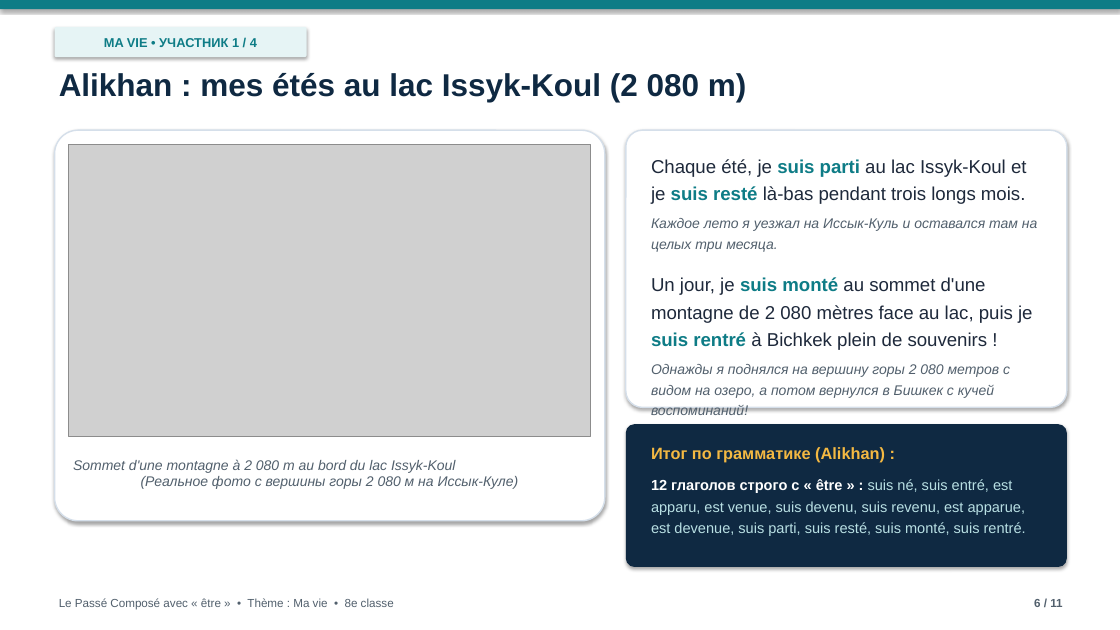
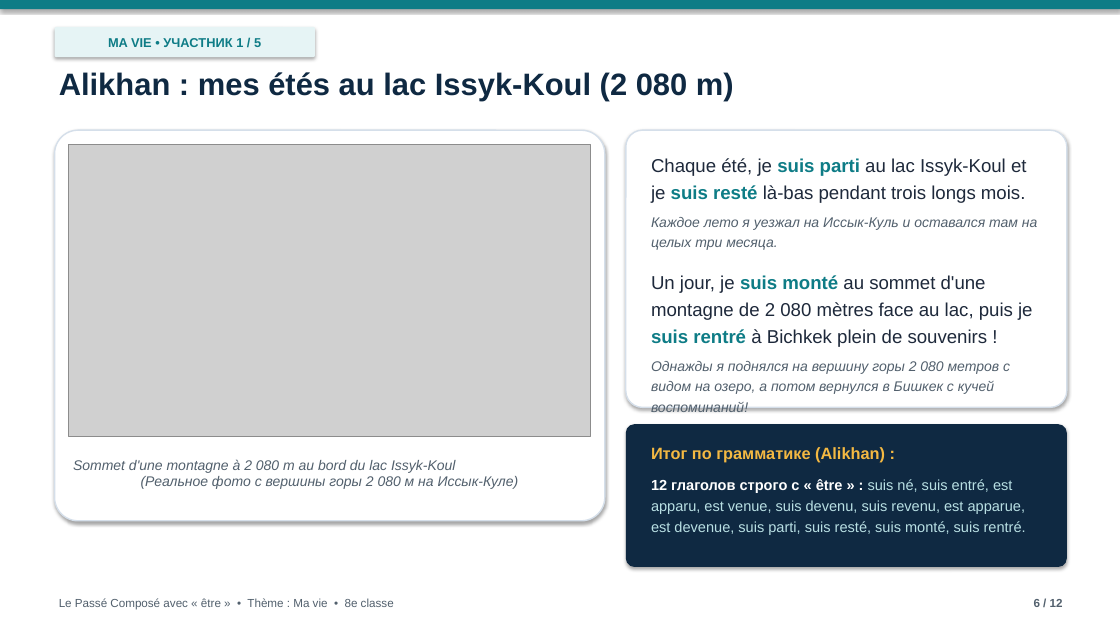
Before and after one commit to graz1p777dev/ma-vie-presentation, a slide deck: slide 6 of Ma_vie_Passe_Compose.pptx. Drawn at 1120x630 pixels with LibreOffice and Linux fonts; fonts in the diff are those of the drawing; grey boxes stand for pictures; background and template pictures are left out. Boxes give left, top, right and bottom in pixels: in the first picture for what was removed or moved away, otherwise in the second. Text is boxed around its words. In the diff, an @@ line names an element or a change of style, - is before the commit and + after.

```diff
--- a/Ma_vie_Passe_Compose.pptx
+++ b/Ma_vie_Passe_Compose.pptx
@@ rounded rectangle "MA VIE • УЧАСТНИК 1 ...": place and size @@
-rounded rectangle "MA VIE • УЧАСТНИК 1 ..." at [55,27,307,57]
+rounded rectangle "MA VIE • УЧАСТНИК 1 ..." at [55,27,315,57]
@@ text in rounded rectangle at [108,38,261,47]: text changed @@
-MA VIE • УЧАСТНИК 1 / 4
+MA VIE • УЧАСТНИК 1 / 5
@@ text "Alikhan : mes étés au ..." at [59,72,734,102]: size 27 to 26.5 pt @@
@@ text "Chaque été, je suis parti ..." at [651,158,1037,394]: line spacing 1.22 to 1.2 @@
@@ text at [1034,599,1063,607]: text changed @@
-6 / 11
+6 / 12
```
Also in this commit, not shown: 8 other slides changed, 3 slides added, 2 slides removed, 1 other file.
